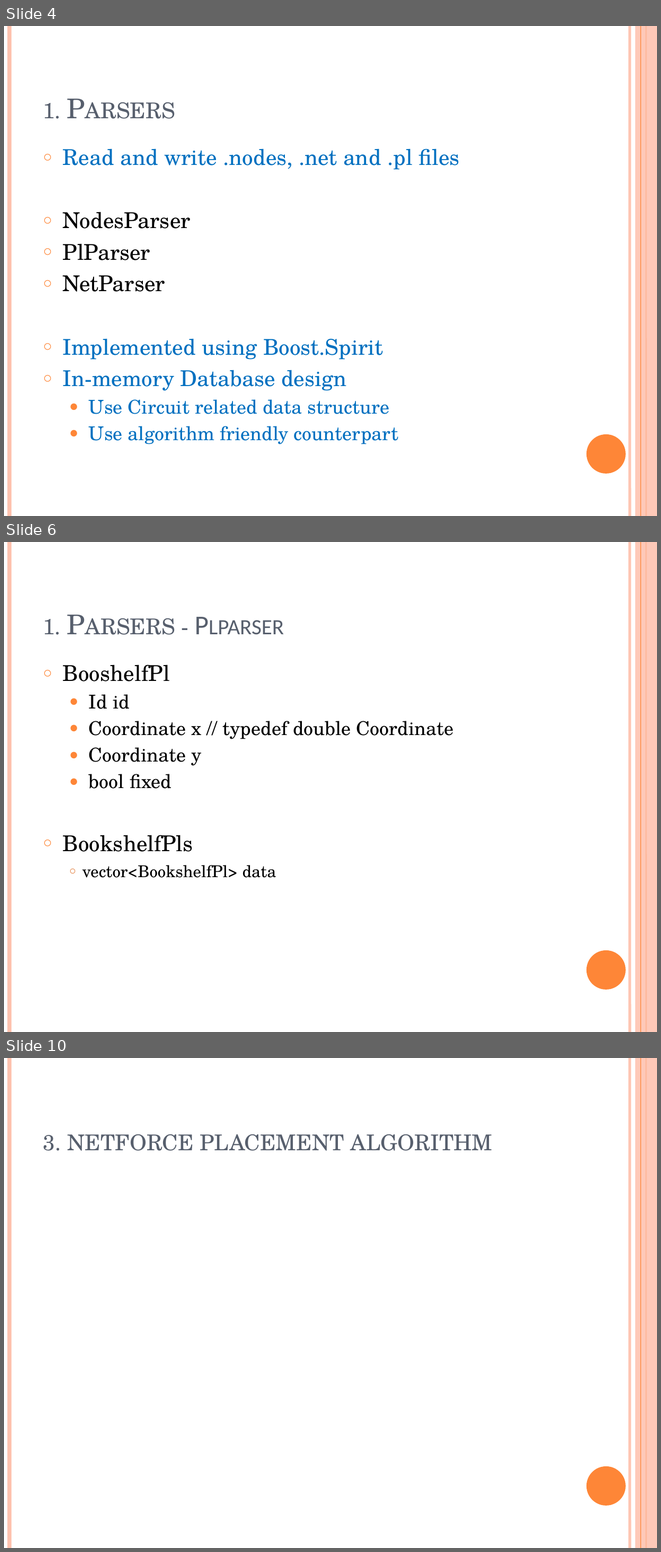
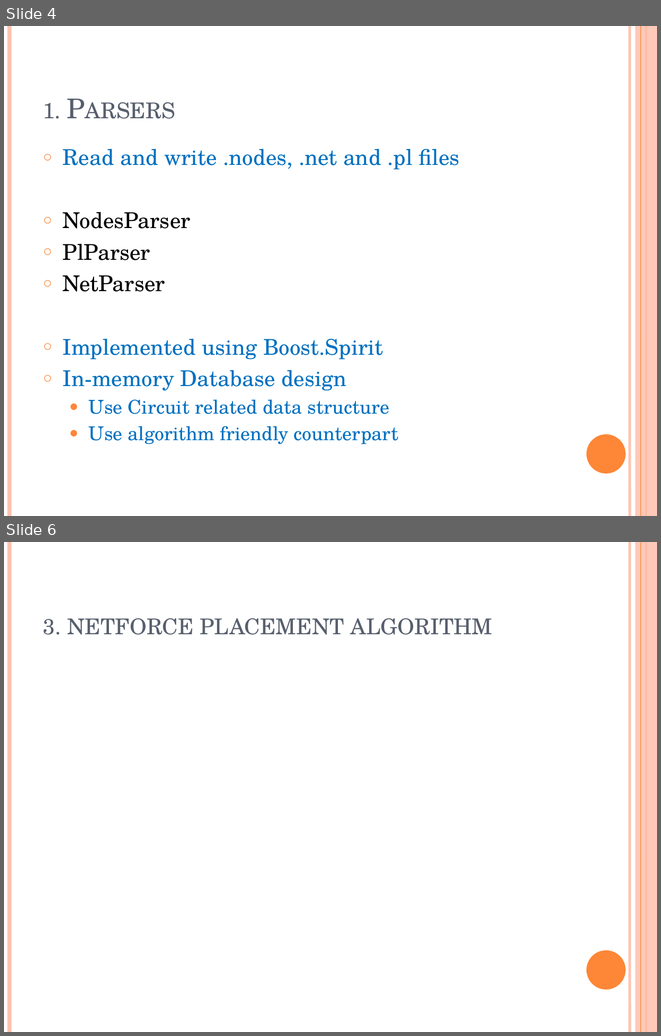
Before and after one commit to marcusgao94/TPL, a slide deck: TPL.pptx. Shown one above the other, each under a label of ours: slides 4, 6 and 10 before the commit, slides 4 and 6 after it; the slides between them are not shown. The pictures are 661x1552 and 661x1036 pixels, drawn with LibreOffice and Linux fonts; fonts in the diff are those of the drawing; grey boxes stand for pictures. Boxes give left, top, right and bottom in pixels: in the first picture for what was removed or moved away, otherwise in the second. Text is boxed around its words. In the diff, an @@ line names an element or a change of style, - is before the commit and + after.

```diff
--- a/TPL.pptx
+++ b/TPL.pptx
@@ slide 6 removed at (4, 542, 657, 1032), background #FFFFFF; not listed: 6 template elements that a slide beside it also shows @@
@@ title removed at (43, 619, 61, 635) @@
-1. Parsers - Plparser
@@ text removed at (63, 664, 454, 877) @@
-○ BooshelfPl
-  ● Id id
-  ● Coordinate x // typedef double Coordinate
-  ● Coordinate y
-  ● bool fixed
-  ○ BookshelfPls
-    ○ vector<BookshelfPl> data
@@ what was slide 10 is now slide 6 @@
```
Also in this commit, not shown: 5 slides changed, 2 slides added, 3 other slides removed.
